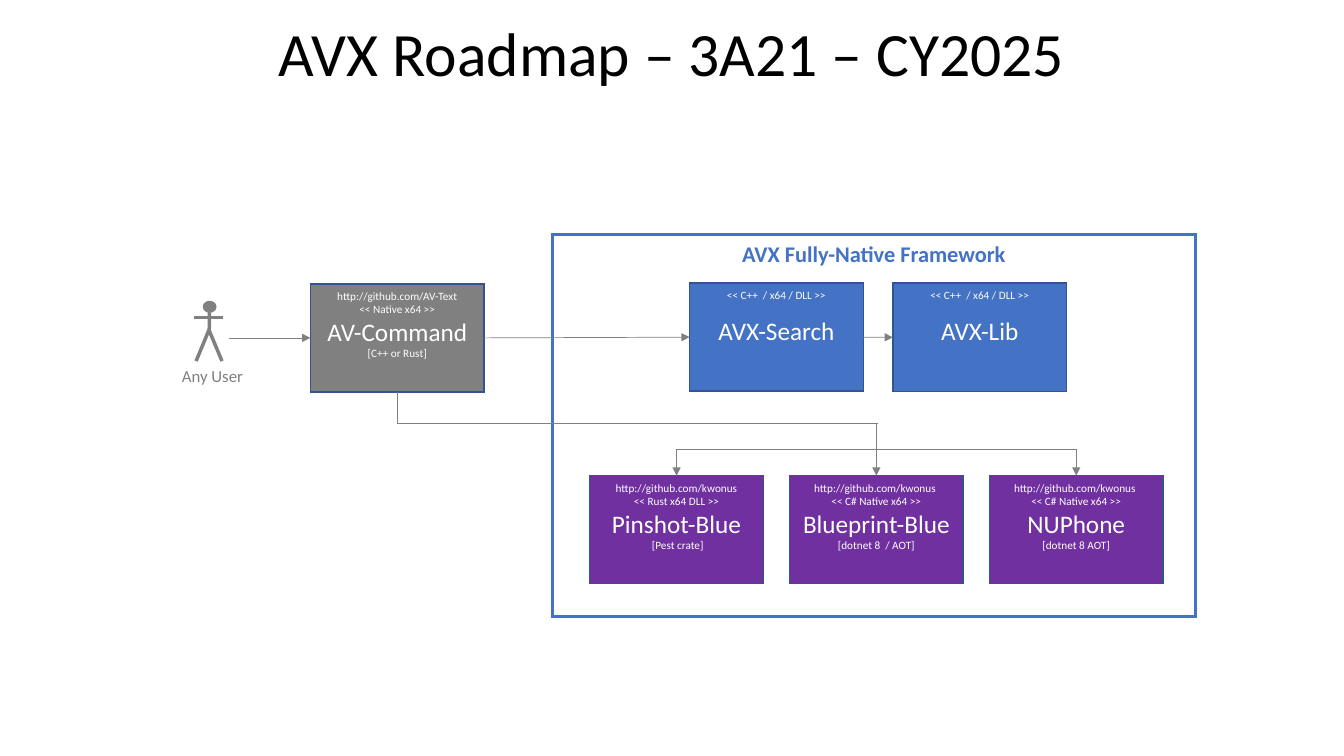
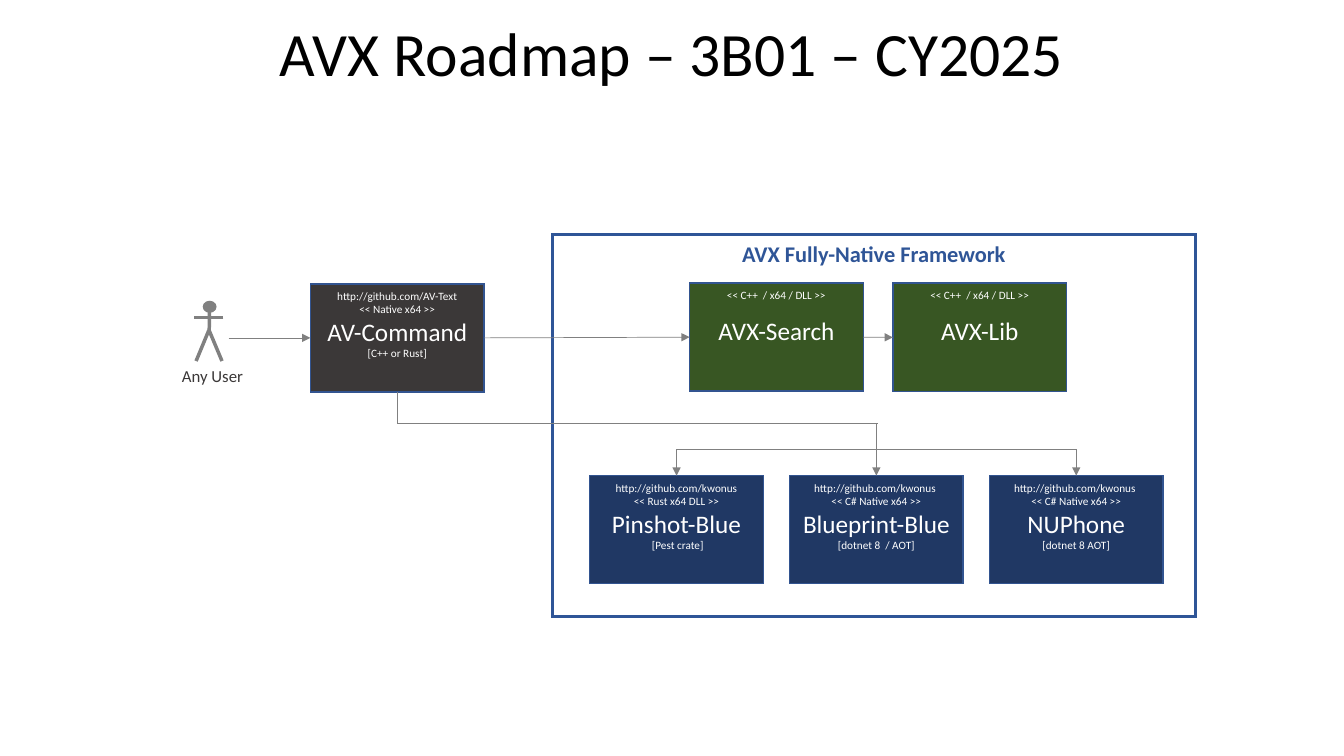
Before and after one commit to AV-Text/AVX, a slide deck: slide 5 of AVXSearch/AVX-Framework.pptx. Drawn at 1344x756 pixels with LibreOffice and Linux fonts; fonts in the diff are those of the drawing. Boxes give left, top, right and bottom in pixels: in the first picture for what was removed or moved away, otherwise in the second. Text is boxed around its words. In the diff, an @@ line names an element or a change of style, - is before the commit and + after.

```diff
--- a/AVXSearch/AVX-Framework.pptx
+++ b/AVXSearch/AVX-Framework.pptx
@@ title at box(280, 33, 1063, 86): text changed @@
-AVX Roadmap – 3A21 – CY2025
+AVX Roadmap – 3B01 – CY2025
@@ rectangle "AVX Fully-Native Framework" at box(553, 235, 1196, 617): text colour #4472C4 to #2F5597; outline #4472C4 2.25 pt to #2F5597 2.25 pt @@
@@ rectangle "http://github.com/AV-Text" at box(311, 284, 484, 392): fill #808080 to #3B3838 @@
@@ rectangle "<< C++ / x64 / ..." at box(690, 283, 863, 391): fill #4472C4 to #385723 @@
@@ rectangle "<< C++ / x64 / ..." at box(893, 283, 1067, 392): fill #4472C4 to #385723 @@
@@ text "Any User" at box(182, 371, 243, 385): text colour #808080 to #3B3838 @@
@@ fill #7030A0 to #203864 in 3 elements at box(590, 476, 763, 584), box(789, 476, 963, 584), box(990, 476, 1164, 584) @@
```
Also in this commit, not shown: 3 other slides changed, 9 other files.
